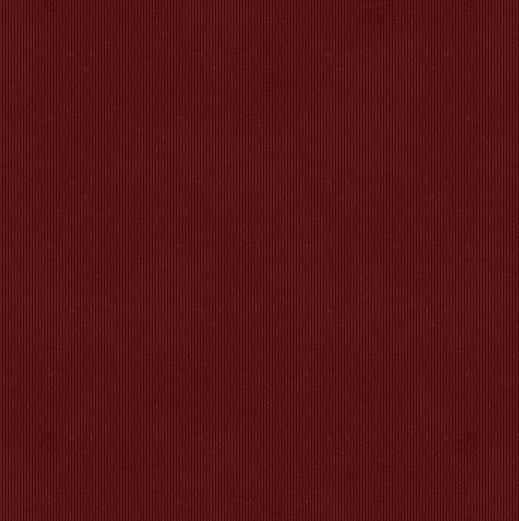
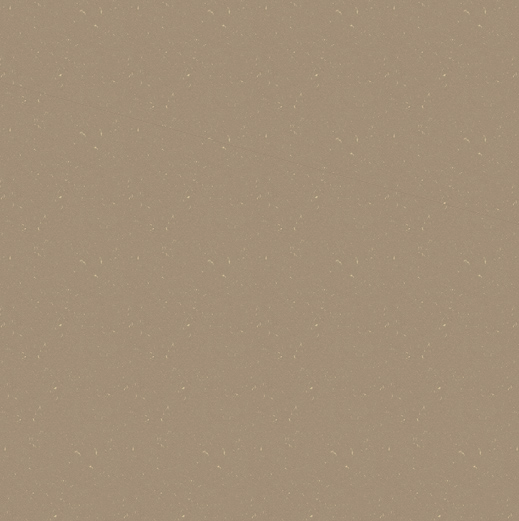
Two versions of the same layered image (519×521). Layer-by-layer changes:
added layer "Darker _8" above "Layer 1" over [0, 0, 519, 521]
